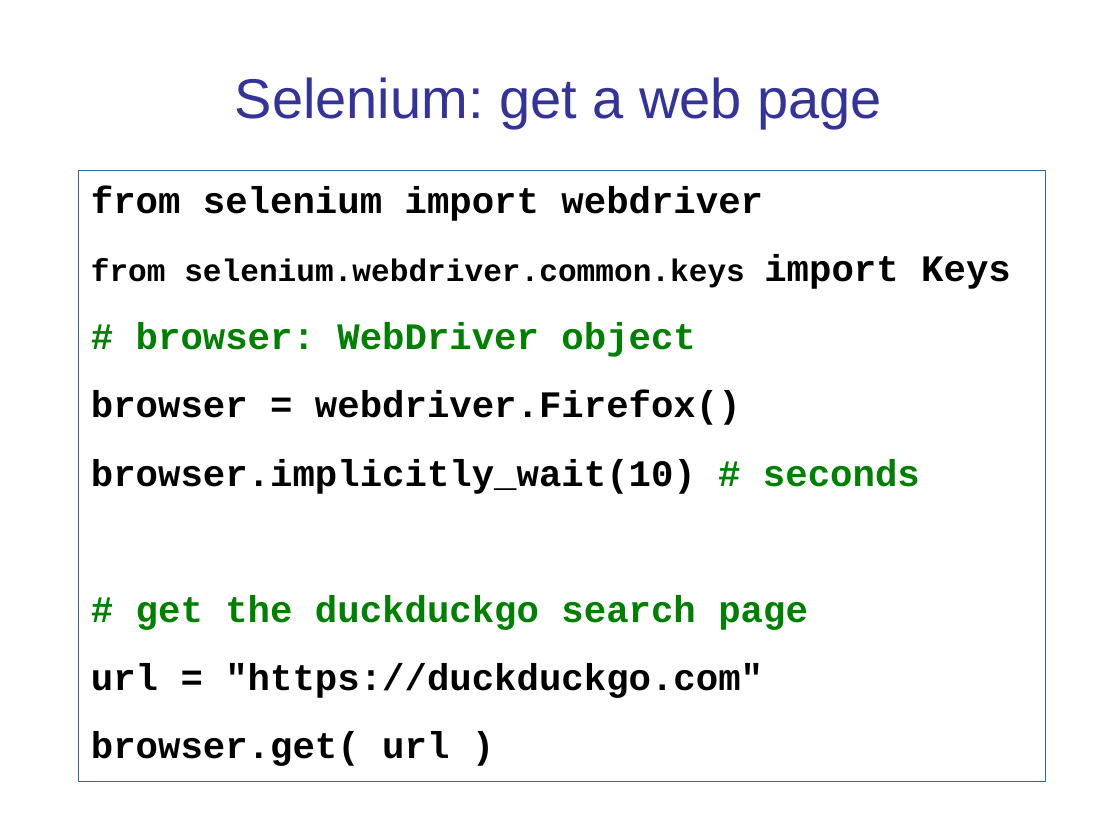
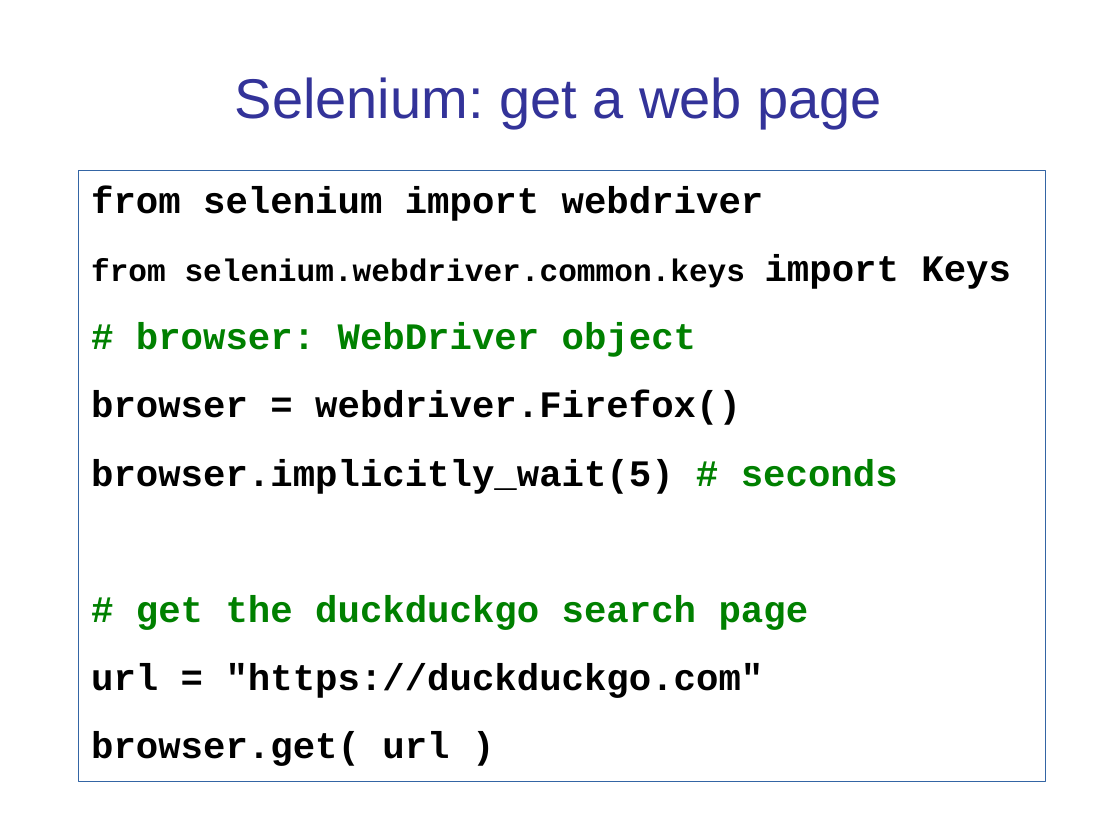
Before and after one commit to cpske/ISP, a slide deck: slide 24 of testing/WebTesting.ppt. Drawn at 1120x840 pixels with LibreOffice and Linux fonts; fonts in the diff are those of the drawing. Boxes give left, top, right and bottom in pixels: in the first picture for what was removed or moved away, otherwise in the second. Text is boxed around its words. In the diff, an @@ line names an element or a change of style, - is before the commit and + after.

Commit message:
update material on Selenium

```diff
--- a/testing/WebTesting.ppt
+++ b/testing/WebTesting.ppt
@@ text at (x1=91, y1=459, x2=898, y2=494): text changed @@
-browser.implicitly_wait(10) # seconds
+browser.implicitly_wait(5) # seconds
```
Also in this commit, not shown: 10 other slides changed, 1 slide added, 9 other files.
